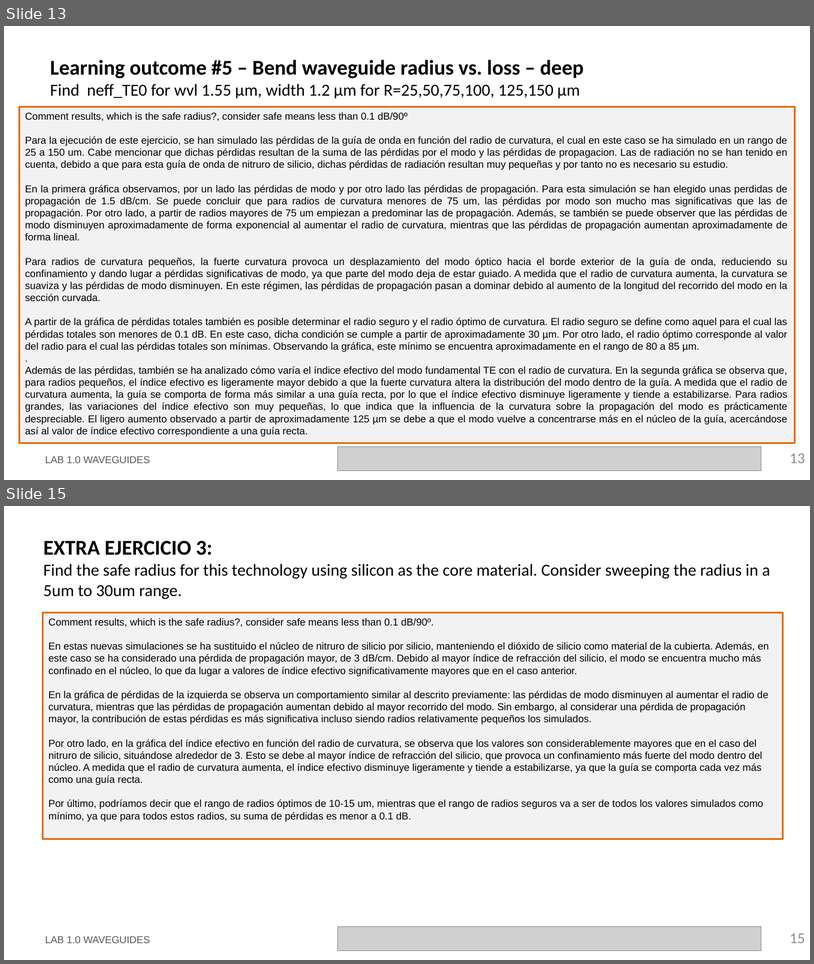
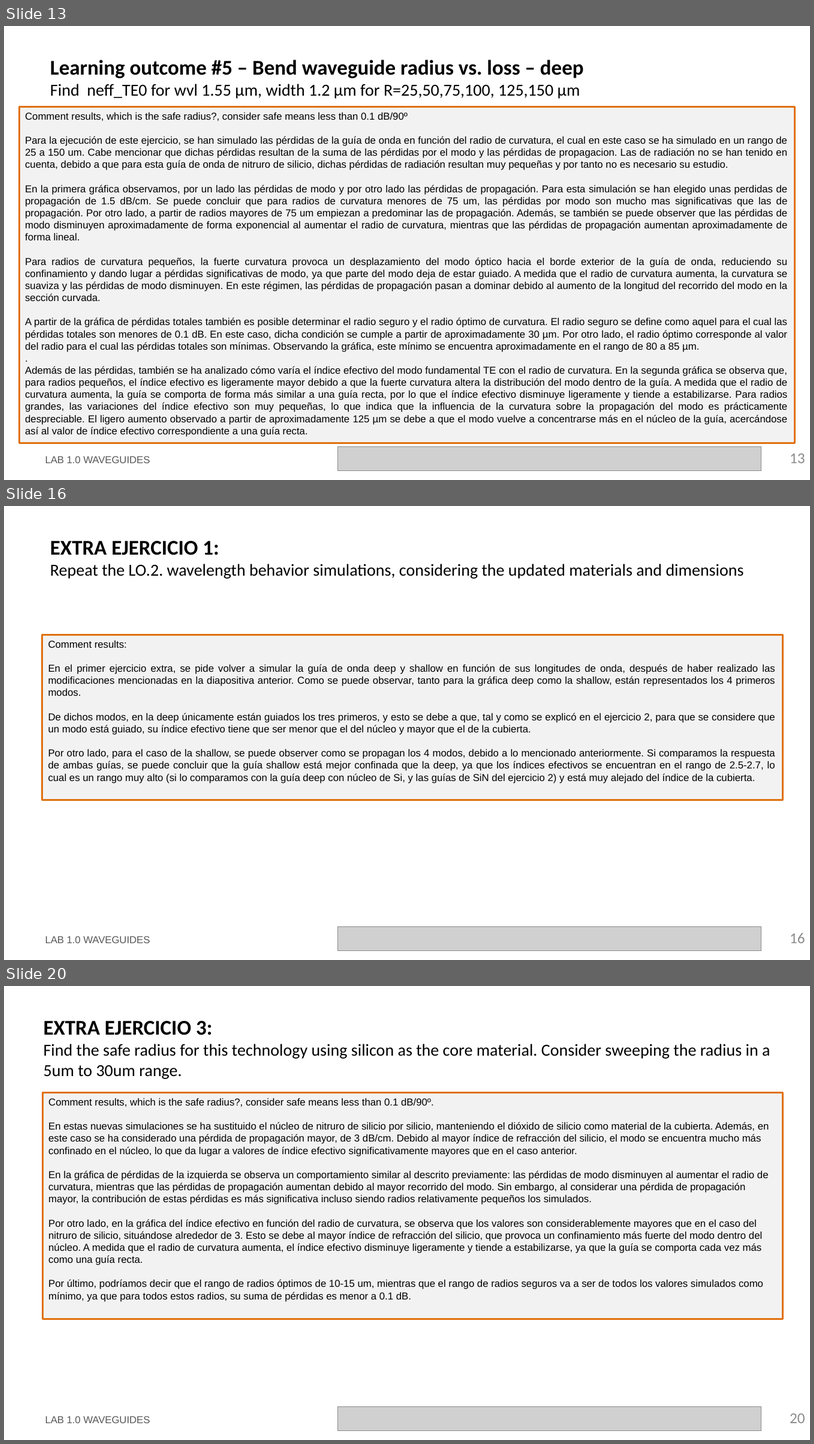
Before and after one commit to cccanvas-upv/cifoin-lab1, a slide deck: LabBook_10.pptx. Shown one above the other, each under a label of ours: slides 13 and 15 before the commit, slides 13, 16 and 20 after it; the slides between them are not shown. The pictures are 814x964 and 814x1444 pixels, drawn with LibreOffice and Linux fonts; fonts in the diff are those of the drawing; grey boxes stand for pictures; background and template pictures are left out. Boxes give left, top, right and bottom in pixels: in the first picture for what was removed or moved away, otherwise in the second. Text is boxed around its words. In the diff, an @@ line names an element or a change of style, - is before the commit and + after.

```diff
--- a/LabBook_10.pptx
+++ b/LabBook_10.pptx
@@ slide 16 added at (4, 506, 810, 960), background #FFFFFF @@
@@ title added at (50, 541, 744, 579), 20 pt, text #000000 @@
+EXTRA EJERCICIO 1:
+Repeat the LO.2. wavelength behavior simulations, considering the updated materials and dimensions
@@ rectangle added at (42, 635, 783, 800), fill #F2F2F2, outline #E0700D 2.25 pt, 12 pt, text #000000 @@
+Comment results:
+En el primer ejercicio extra, se pide volver a simular la guía de onda deep y shallow en función de sus longitudes de onda, después de haber realizado las modificaciones mencionadas en la diapositiva anterior. Como se puede observar, tanto para la gráfica deep como la shallow, están representados los 4 primeros modos.
+De dichos modos, en la deep únicamente están guiados los tres primeros, y esto se debe a que, tal y como se explicó en el ejercicio 2, para que se considere que un modo está guiado, su índice efectivo tiene que ser menor que el del núcleo y mayor que el de la cubierta.
+Por otro lado, para el caso de la shallow, se puede observer como se propagan los 4 modos, debido a lo mencionado anteriormente. Si comparamos la respuesta de ambas guías, se puede concluir que la guía shallow está mejor confinada que la deep, ya que los índices efectivos se encuentran en el rango de 2.5-2.7, lo cual es un rango muy alto (si lo comparamos con la guía deep con núcleo de Si, y las guías de SiN del ejercicio 2) y está muy alejado del índice de la cubierta.
@@ text added at (45, 936, 150, 943), 12 pt, text #585858 @@
+LAB 1.0 WAVEGUIDES
@@ picture added at (338, 927, 762, 951) @@
@@ page number added at (790, 933, 806, 943), 18 pt, text #8C8C8C @@
+16
@@ what was slide 15 is now slide 20 @@
@@ page number at (790, 1413, 806, 1423): text changed @@
-15
+20
```
Also in this commit, not shown: 4 slides changed, 4 other slides added, 1 other file.
